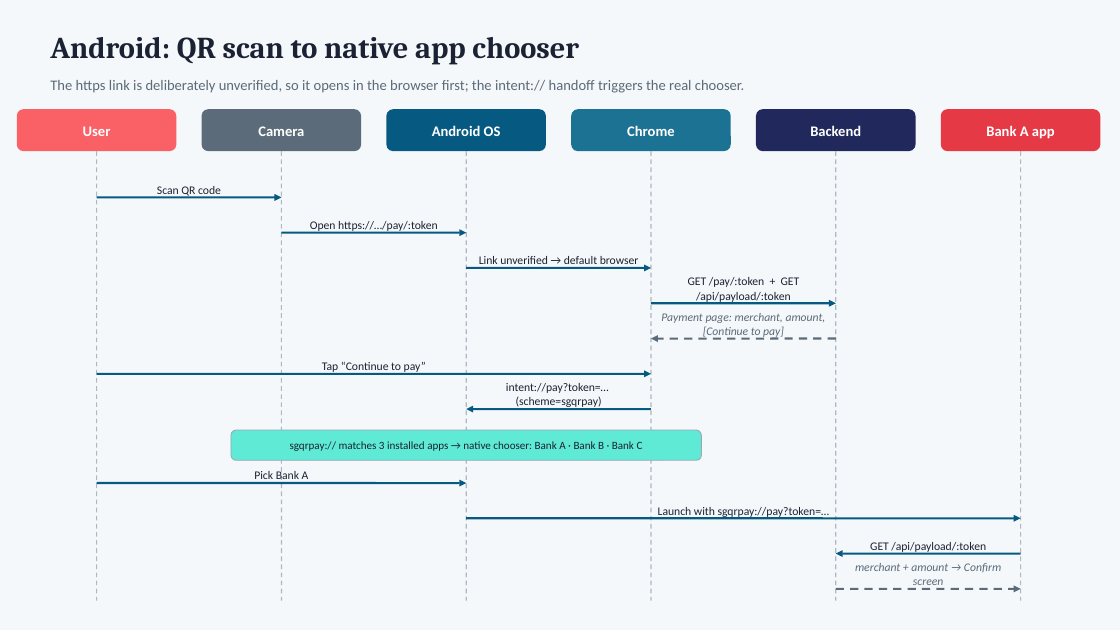
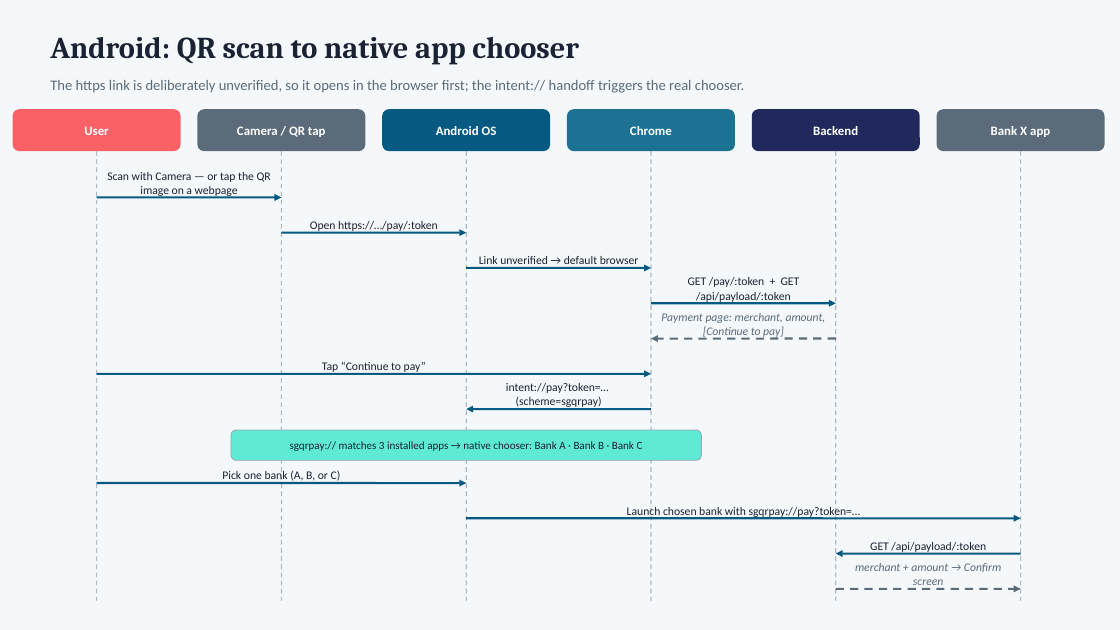
Before and after one commit to deandrehaijielim-commits/sgqr-deep-link-demo, a slide deck: slide 1 of SGQR_Sequence_Diagrams.pptx. Drawn at 1120x630 pixels with LibreOffice and Linux fonts; fonts in the diff are those of the drawing. Boxes give left, top, right and bottom in pixels: in the first picture for what was removed or moved away, otherwise in the second. Text is boxed around its words. In the diff, an @@ line names an element or a change of style, - is before the commit and + after.

Commit message:
Sequence diagrams: generic dual entry point and generic bank outcome
Android/iOS diagrams now show "Scan with Camera — or tap the QR image
on a webpage" as the trigger (both are valid ways to reach the same
link), and resolve to a generic "Bank X app" instead of hardcoding
Bank A, since the chooser/picker can end in any of the 3 banks.

```diff
--- a/SGQR_Sequence_Diagrams.pptx
+++ b/SGQR_Sequence_Diagrams.pptx
@@ rounded rectangle resized from (x1=17, y1=109, x2=176, y2=151) to (x1=13, y1=109, x2=181, y2=151) @@
@@ rounded rectangle resized from (x1=202, y1=109, x2=361, y2=151) to (x1=197, y1=109, x2=365, y2=151) @@
@@ rounded rectangle resized from (x1=386, y1=109, x2=546, y2=151) to (x1=382, y1=109, x2=550, y2=151) @@
@@ size 12.5 to 11 pt in 4 elements at (x1=84, y1=126, x2=109, y2=135), (x1=436, y1=126, x2=497, y2=135), (x1=813, y1=126, x2=858, y2=135), (x1=630, y1=126, x2=672, y2=135) @@
@@ rounded rectangle resized from (x1=571, y1=109, x2=731, y2=151) to (x1=567, y1=109, x2=735, y2=151) @@
@@ rounded rectangle resized from (x1=756, y1=109, x2=916, y2=151) to (x1=752, y1=109, x2=920, y2=151) @@
@@ rounded rectangle resized from (x1=941, y1=109, x2=1101, y2=151) to (x1=937, y1=109, x2=1105, y2=151) @@
@@ rounded rectangle at (x1=937, y1=109, x2=1105, y2=151): fill #E63946 to #5B6B79 @@
@@ text at (x1=237, y1=126, x2=326, y2=137): text changed; size 12.5 to 11 pt @@
-Camera
+Camera / QR tap
@@ text at (x1=991, y1=126, x2=1050, y2=137): text changed; size 12.5 to 11 pt @@
-Bank A app
+Bank X app
@@ text at (x1=107, y1=172, x2=271, y2=197): text changed @@
-Scan QR code
+Scan with Camera — or tap the QR image on a webpage
@@ text at (x1=222, y1=470, x2=341, y2=483): text changed @@
-Pick Bank A
+Pick one bank (A, B, or C)
@@ text at (x1=627, y1=507, x2=861, y2=518): text changed @@
-Launch with sgqrpay://pay?token=…
+Launch chosen bank with sgqrpay://pay?token=…
```
Also in this commit, not shown: 2 other slides changed.
